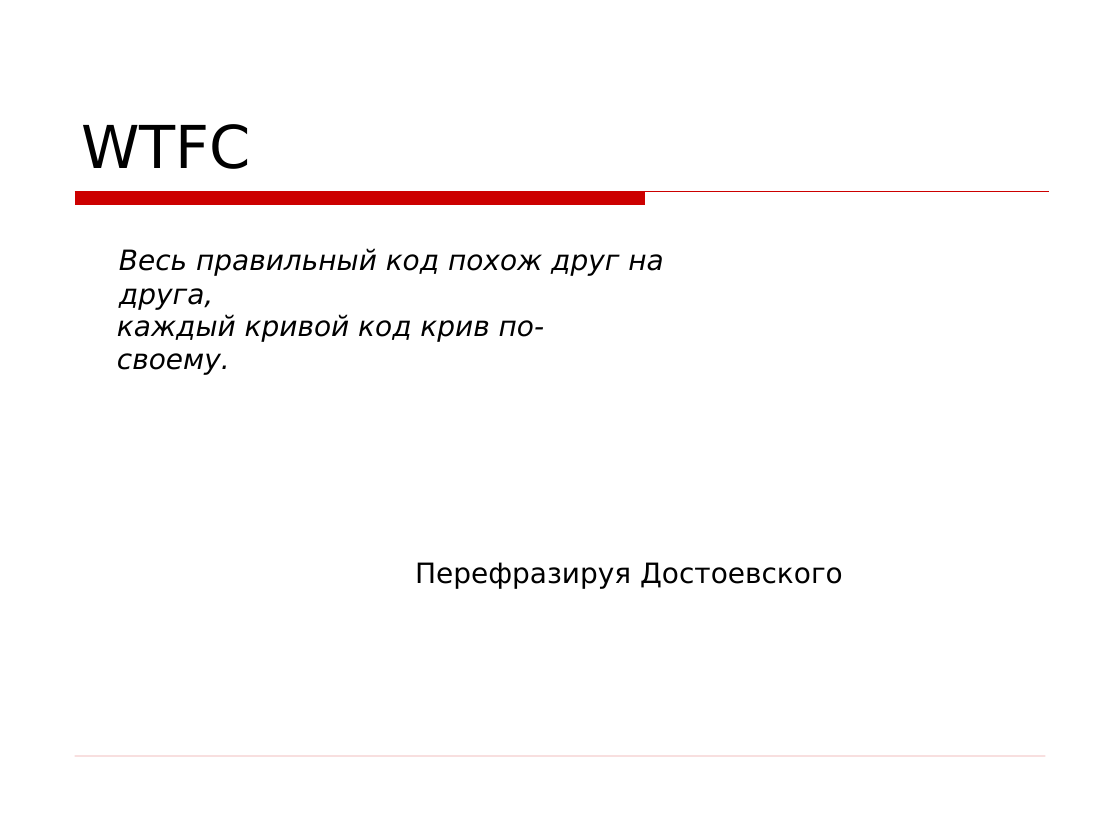
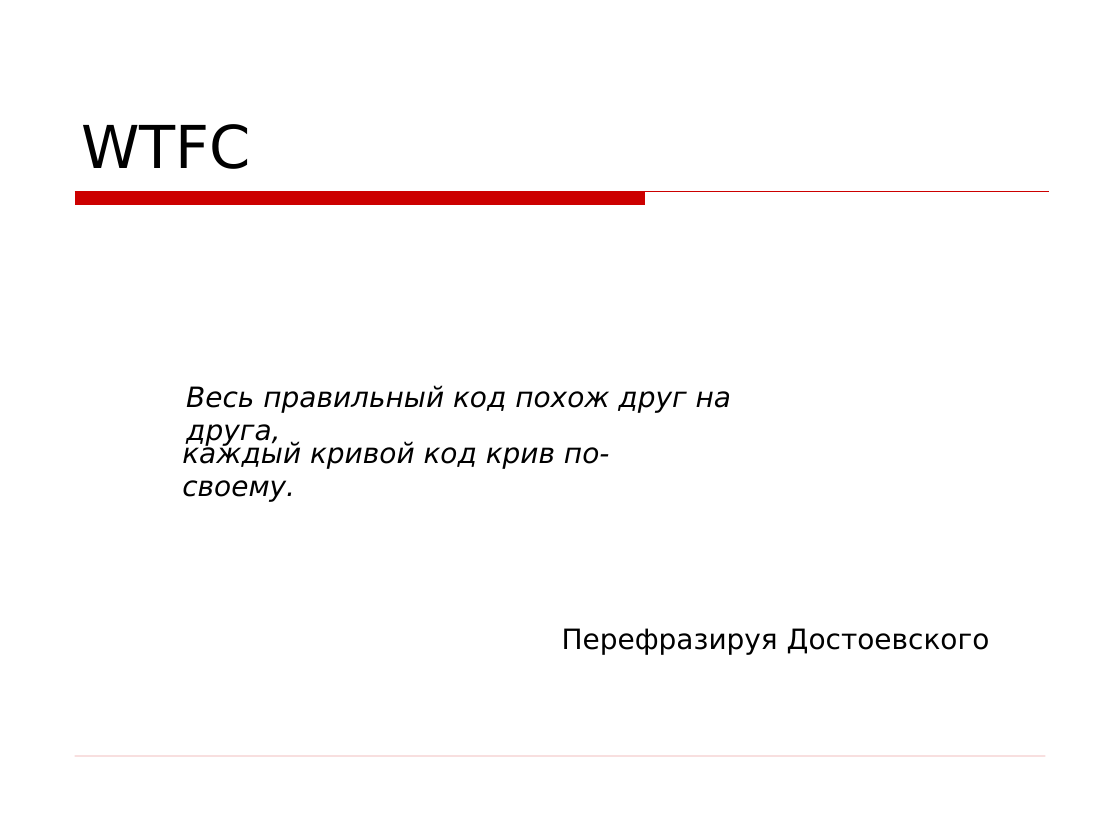
Before and after one commit to asolntsev/presentations, a slide deck: slide 4 of wtf-code/WTF_code.jug-lv.ru.ppt. Drawn at 1120x840 pixels with LibreOffice and Linux fonts; fonts in the diff are those of the drawing; background and template pictures are left out. Boxes give left, top, right and bottom in pixels: in the first picture for what was removed or moved away, otherwise in the second. Text is boxed around its words. In the diff, an @@ line names an element or a change of style, - is before the commit and + after.

```diff
--- a/wtf-code/WTF_code.jug-lv.ru.ppt
+++ b/wtf-code/WTF_code.jug-lv.ru.ppt
@@ text "Весь правильный код похож друг ...": place and size @@
-text "Весь правильный код похож друг ..." at (119, 248, 663, 310)
+text "Весь правильный код похож друг ..." at (186, 385, 731, 446)
@@ text "каждый кривой код крив по-своему.": place and size @@
-text "каждый кривой код крив по-своему." at (117, 314, 545, 375)
+text "каждый кривой код крив по-своему." at (182, 440, 610, 502)
@@ text "Перефразируя Достоевского": place and size @@
-text "Перефразируя Достоевского" at (415, 562, 843, 589)
+text "Перефразируя Достоевского" at (562, 628, 990, 655)
```
Also in this commit, not shown: 7 other slides changed, 6 slides added, 5 slides removed, 1 other file.
